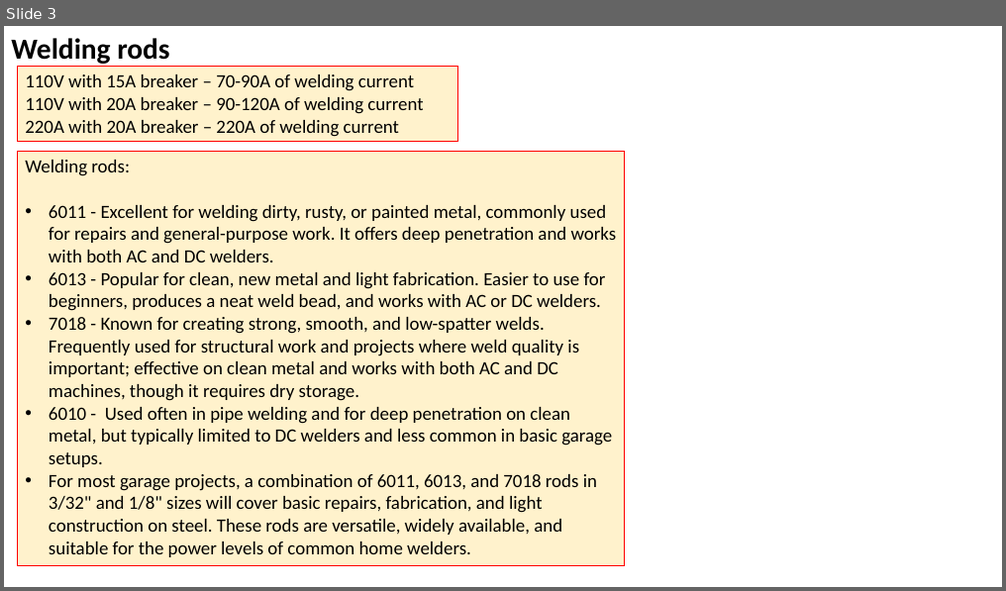
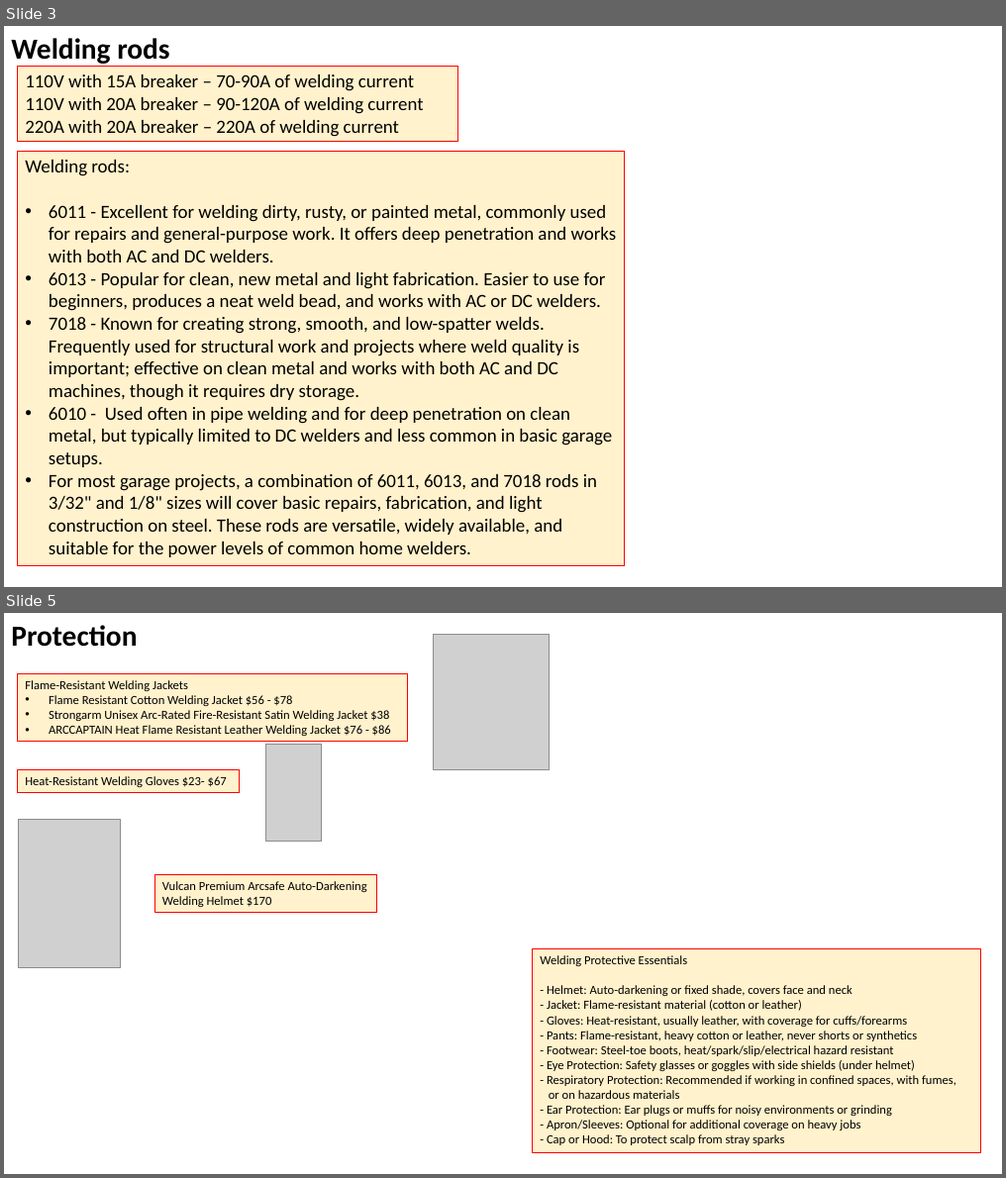
Before and after one commit to lselector/misc_farm, a slide deck: welding.pptx. Shown one above the other, each under a label of ours: slide 3 before the commit, slides 3 and 5 after it; the slides between them are not shown. The pictures are 1006x591 and 1006x1178 pixels, drawn with LibreOffice and Linux fonts; fonts in the diff are those of the drawing; grey boxes stand for pictures. Boxes give left, top, right and bottom in pixels: in the first picture for what was removed or moved away, otherwise in the second. Text is boxed around its words. In the diff, an @@ line names an element or a change of style, - is before the commit and + after.

```diff
--- a/welding.pptx
+++ b/welding.pptx
@@ slide 5 added at (4,613,1002,1174), background #FFFFFF @@
@@ text added at (11,625,137,647), 28 pt, text #000000, bold @@
+Protection
@@ picture added at (434,635,549,770) @@
@@ rectangle added at (18,673,407,742), fill #FFF2CC, outline #FF0000 0.75 pt, 12 pt, text #000000 @@
+Flame-Resistant Welding Jackets
+• Flame Resistant Cotton Welding Jacket $56 - $78
+• Strongarm Unisex Arc-Rated Fire-Resistant Satin Welding Jacket $38
+• ARCCAPTAIN Heat Flame Resistant Leather Welding Jacket $76 - $86
@@ picture added at (266,744,322,842) @@
@@ rectangle added at (18,770,239,792), fill #FFF2CC, outline #FF0000 0.75 pt, 12 pt, text #000000 @@
+Heat-Resistant Welding Gloves $23- $67
@@ picture added at (18,820,120,968) @@
@@ rectangle added at (155,875,377,912), fill #FFF2CC, outline #FF0000 0.75 pt, 12 pt, text #000000 @@
+Vulcan Premium Arcsafe Auto-Darkening Welding Helmet $170
@@ rectangle added at (533,950,980,1154), fill #FFF2CC, outline #FF0000 0.75 pt, 12 pt, text #000000 @@
+Welding Protective Essentials
+- Helmet: Auto-darkening or fixed shade, covers face and neck
+- Jacket: Flame-resistant material (cotton or leather)
+- Gloves: Heat-resistant, usually leather, with coverage for cuffs/forearms
+- Pants: Flame-resistant, heavy cotton or leather, never shorts or synthetics
+- Footwear: Steel-toe boots, heat/spark/slip/electrical hazard resistant
+- Eye Protection: Safety glasses or goggles with side shields (under helmet)
+- Respiratory Protection: Recommended if working in confined spaces, with fumes,
+or on hazardous materials
+- Ear Protection: Ear plugs or muffs for noisy environments or grinding
+- Apron/Sleeves: Optional for additional coverage on heavy jobs
+- Cap or Hood: To protect scalp from stray sparks
```
Also in this commit, not shown: 1 slide changed.
